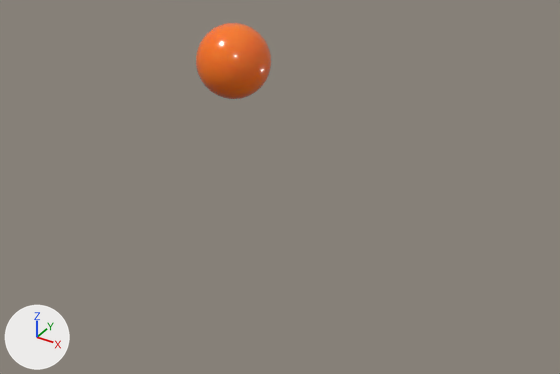
An edit to the Blender file Lab4/6.blend, drawn before and after from the same camera.
Both versions are drawn from a 50 mm camera at (16.5, -22.9, 11.4) aimed at (0.9, 2.0, -6.4). Every picture has the same lights, and +X, +Y and +Z are marked at lower left.
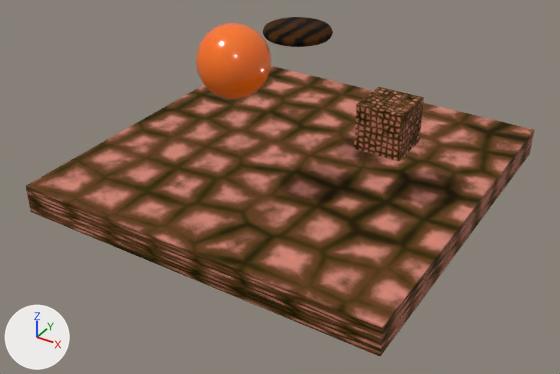
The newer file is also turned or shifted as a whole; pictures and numbers use the older file's frame.

The change, as a diff of the scene's bpy script:
```diff
--- a/Lab4/6.blend.py
+++ b/Lab4/6.blend.py
@@ mat_granite @@
+mat_granite = bpy.data.materials.new('granite')
+# nodes: BsdfPrincipled, Invert, Math, Mix, OutputMaterial, TexCoord, TexNoise, TexVoronoi, ValToRGB
+# colours: black #000000, white #ffffff, white #ffe7f2, black #2b1b04, brown #352c00, brown #674122, pink #d28677, orange #ff8d5c
@@ mat_bunger @@
+mat_bunger = bpy.data.materials.new('bunger')
+# nodes: BsdfPrincipled, Mix, OutputMaterial, TexCoord, TexWave, ValToRGB
+# colours: black #000000, brown #603600, black #0c0c0c, white #ffffff
@@ me_cube_001 @@
+me_cube_001.from_pydata(...)  # a box spanning x -1.0..1.0, y -1.0..1.0, z -1.0..1.0
+me_cube_001.materials.append(mat_granite)
@@ me_cylinder @@
+me_cylinder.from_pydata(...)  # 96 vertices, 66 faces; spans x -1.49..1.49, y -1.49..1.49, z -0.09..0.09
+me_cylinder.polygons.foreach_set('use_smooth', [True] * 66)
+me_cylinder.materials.append(mat_bunger)
@@ ob_cube_001 @@
+ob_cube_001 = bpy.data.objects.new('Cube.001', me_cube_001)
+ob_cube_001.location = (5.21, 3.34, -2.69)
@@ ob_cylinder @@
+ob_cylinder = bpy.data.objects.new('Cylinder', me_cylinder)
+ob_cylinder.location = (0.39, 4.15, 0.01)
+ob_cylinder.scale = (1.0, 1.0, 1.72)
@@ ob_cube @@
+ob_cube = bpy.data.objects.new('Cube', me_cube_001.copy())
+ob_cube.location = (0.39, 4.15, -6.67)
+ob_cube.scale = (-8.53, -8.53, -0.677)
```

Changed parts and their boxes (x1, y1, x2, y2) in the pictures (560 x 374 px):
'Cube', added
    after: (26, 66, 534, 356)
'Cube.001', added
    after: (354, 87, 424, 161)
'Cylinder', added
    after: (263, 17, 333, 47)
